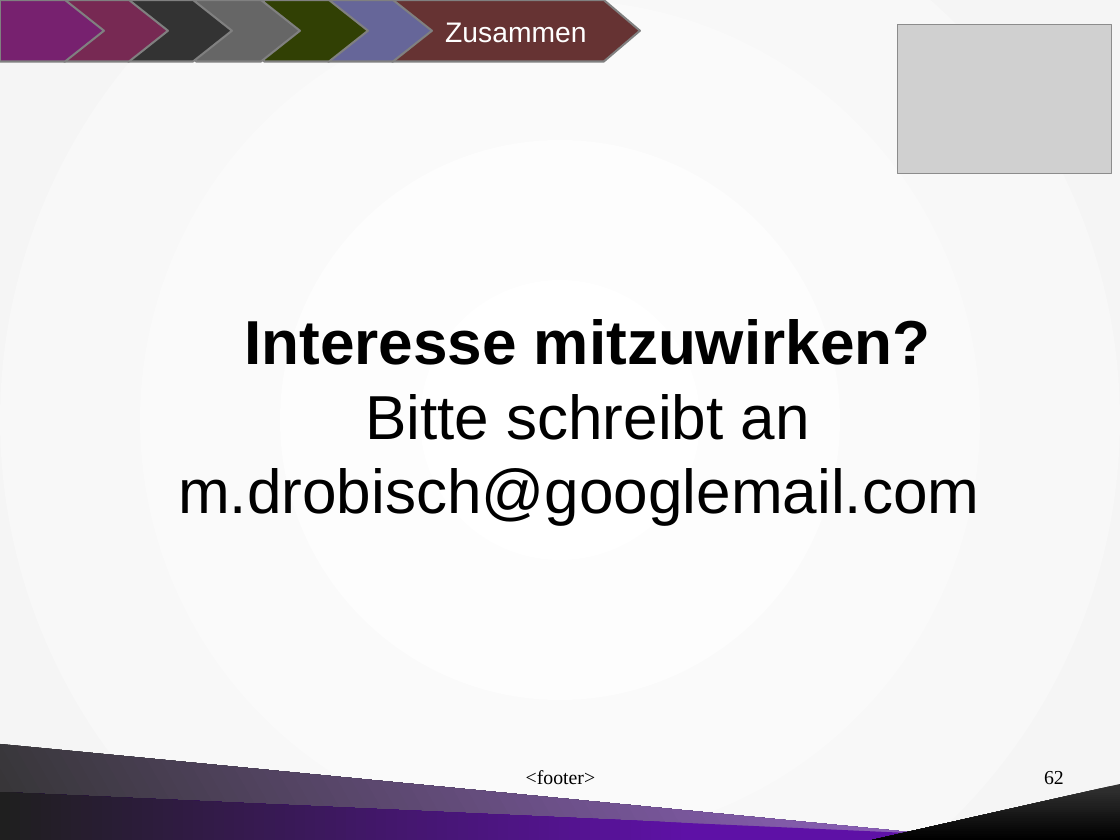
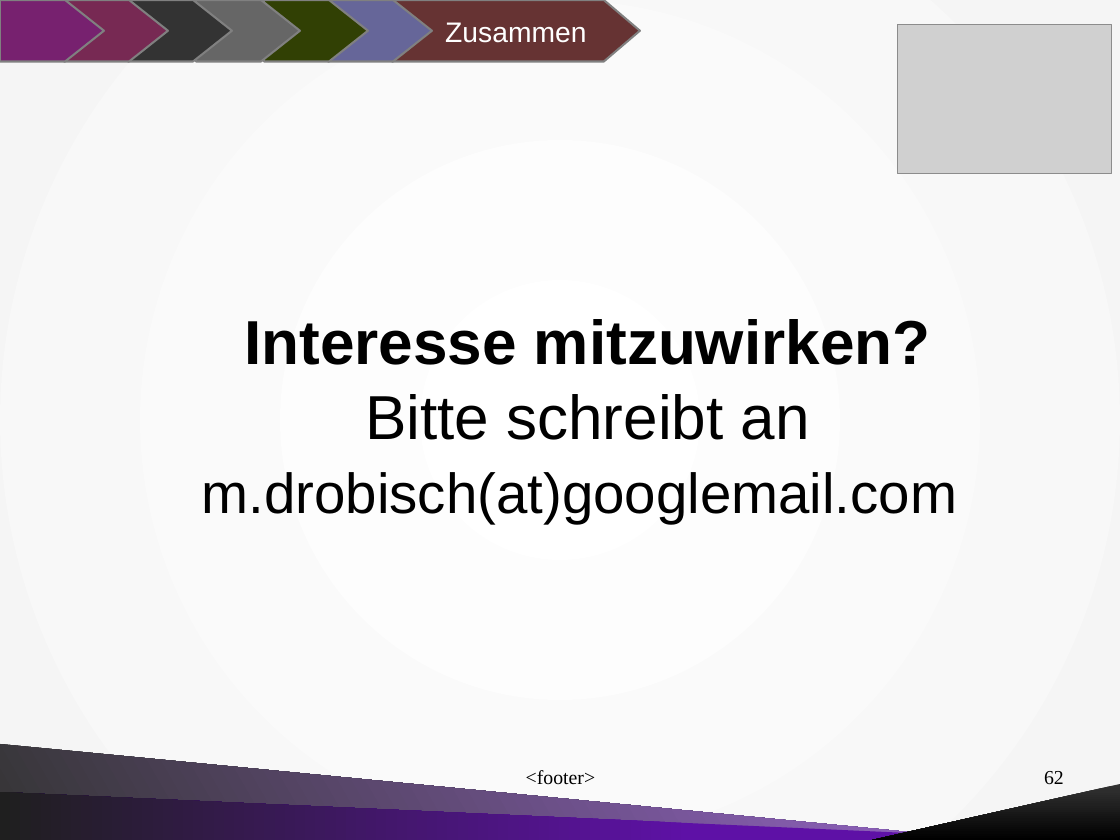
Before and after one commit to mdrobisch/roseguarden, a slide deck: slide 62 of documentation/presentations/Talk_at_VOW_Dresden_Germany_2015-11-06.odp. Drawn at 1120x840 pixels with LibreOffice and Linux fonts; fonts in the diff are those of the drawing; grey boxes stand for pictures. Boxes give left, top, right and bottom in pixels: in the first picture for what was removed or moved away, otherwise in the second. Text is boxed around its words. In the diff, an @@ line names an element or a change of style, - is before the commit and + after.

```diff
--- a/documentation/presentations/Talk_at_VOW_Dresden_Germany_2015-11-06.odp
+++ b/documentation/presentations/Talk_at_VOW_Dresden_Germany_2015-11-06.odp
@@ title at box(202, 319, 957, 523): text changed @@
-Interesse mitzuwirken?
-Bitte schreibt an
-m.drobisch@googlemail.com
+Interesse mitzuwirken?
+Bitte schreibt an
+m.drobisch(at)googlemail.com
```
Also in this commit, not shown: 2 other slides changed, 2 other files.
